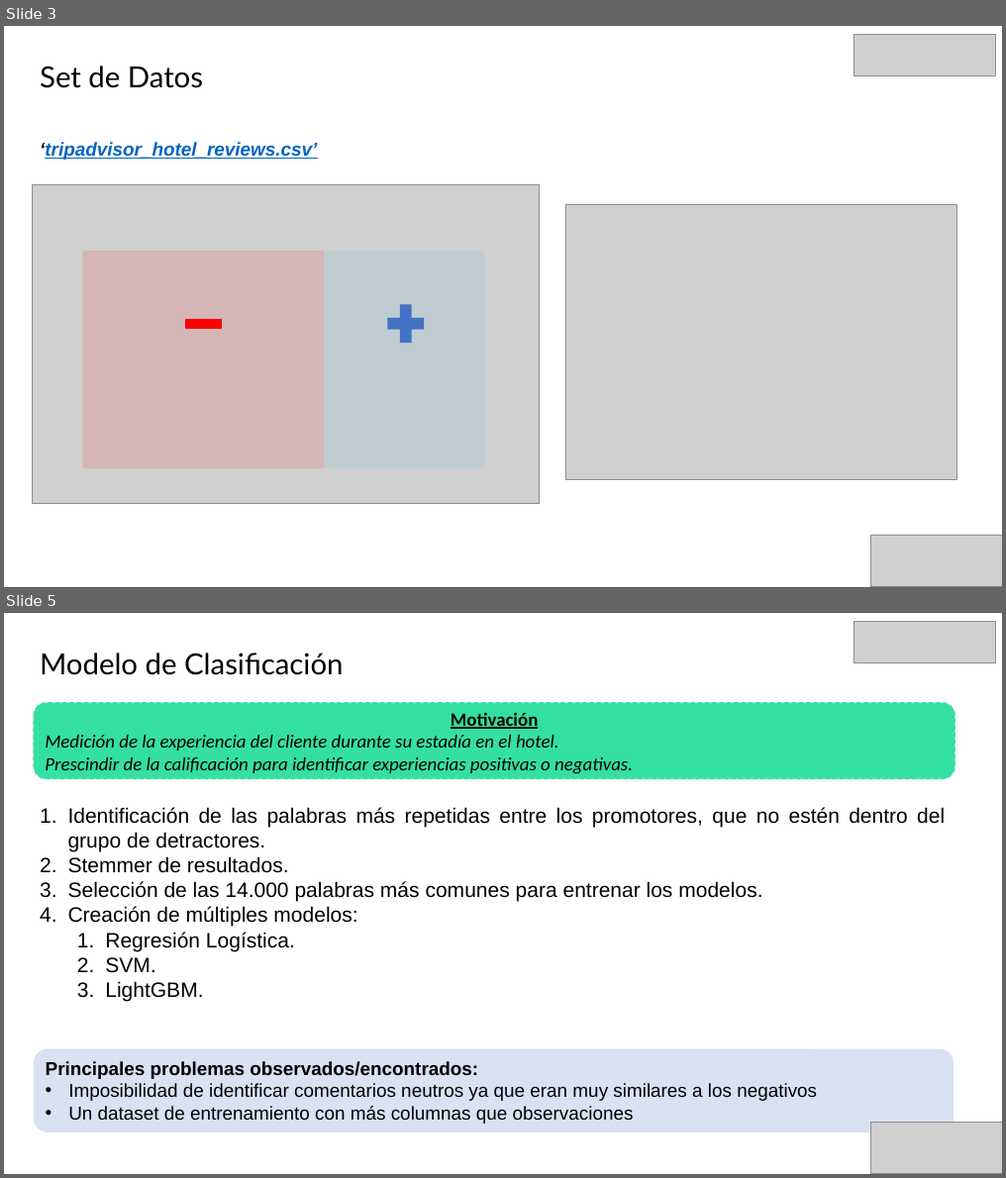
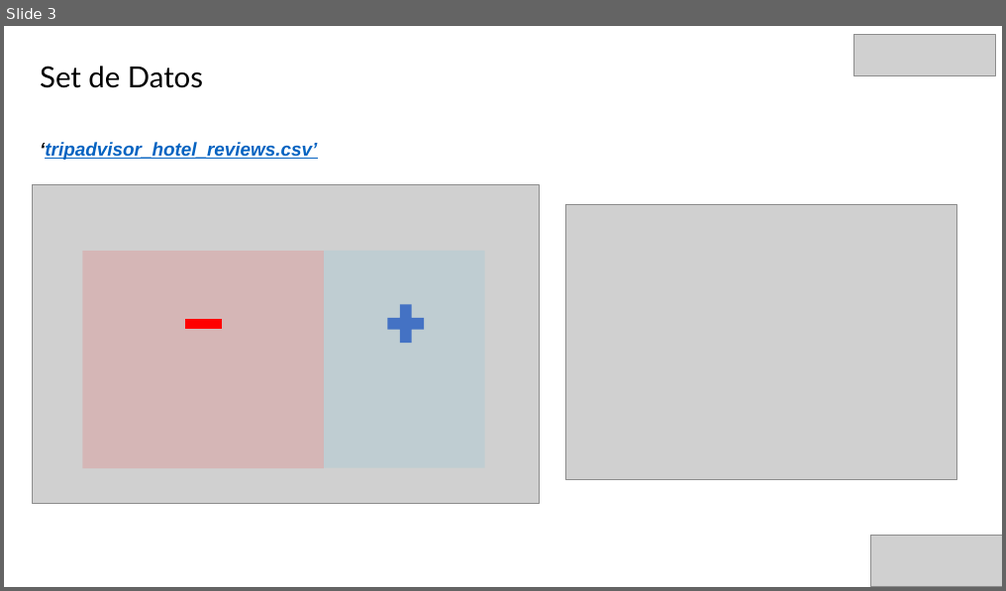
Before and after one commit to john30sg/TripAdvisorTopicModeling, a slide deck: TM_TP0G1_Zanelli_Spena_Sandoval_Biga.pptx. Shown one above the other, each under a label of ours: slides 3 and 5 before the commit, slide 3 after it; the slides between them are not shown. The pictures are 1006x1178 and 1006x591 pixels, drawn with LibreOffice and Linux fonts; fonts in the diff are those of the drawing; grey boxes stand for pictures. Boxes give left, top, right and bottom in pixels: in the first picture for what was removed or moved away, otherwise in the second. Text is boxed around its words. In the diff, an @@ line names an element or a change of style, - is before the commit and + after.

```diff
--- a/TM_TP0G1_Zanelli_Spena_Sandoval_Biga.pptx
+++ b/TM_TP0G1_Zanelli_Spena_Sandoval_Biga.pptx
@@ slide 5 removed at <box>4,613,1002,1174</box>, background #FFFFFF @@
@@ picture removed at <box>854,621,995,663</box> @@
@@ text removed at <box>40,653,343,675</box> @@
-Modelo de Clasificación
@@ rounded rectangle removed at <box>34,703,955,779</box> @@
-Motivación
-Medición de la experiencia del cliente durante su estadía en el hotel.
-Prescindir de la calificación para identificar experiencias positivas o negativas.
@@ text removed at <box>68,807,944,1001</box> @@
-1. Identificación de las palabras más repetidas entre los promotores, que no estén dentro del grupo de detractores.
-2. Stemmer de resultados.
-3. Selección de las 14.000 palabras más comunes para entrenar los modelos.
-4. Creación de múltiples modelos:
-  1. Regresión Logística.
-  2. SVM.
-  3. LightGBM.
@@ rounded rectangle removed at <box>34,1050,954,1134</box> @@
-Principales problemas observados/encontrados:
-• Imposibilidad de identificar comentarios neutros ya que eran muy similares a los negativos
-• Un dataset de entrenamiento con más columnas que observaciones
@@ picture removed at <box>871,1122,1002,1174</box> @@
```
Also in this commit, not shown: 1 slide changed, 9 slides added, 10 other slides removed, 2 other files.
